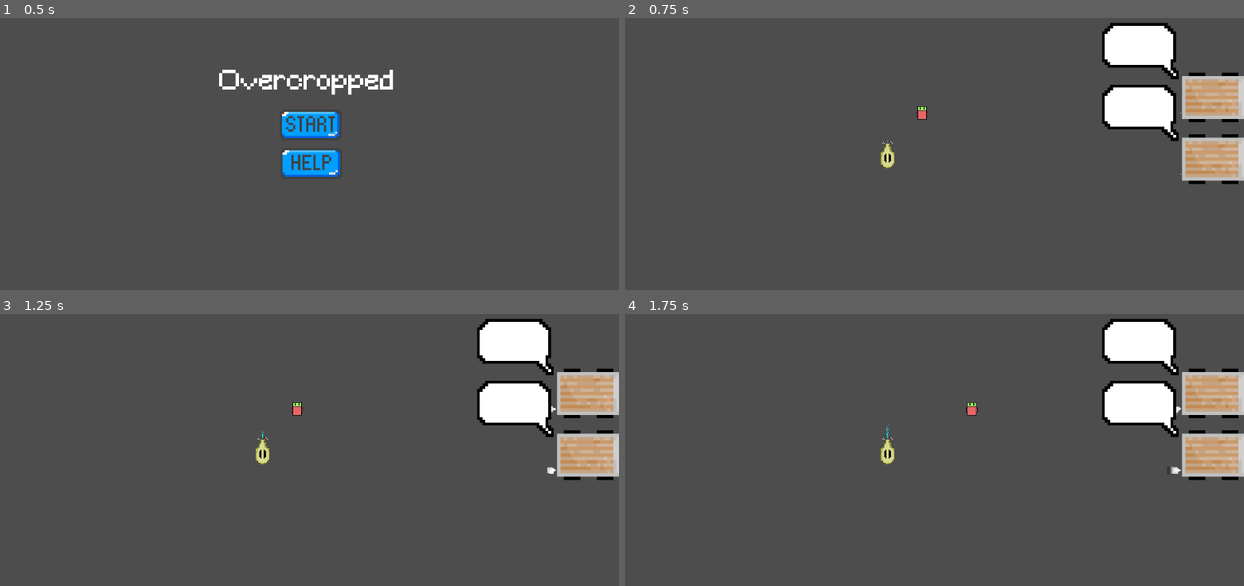
Above: before the commit, frames 1-4 (two rows, left to right).
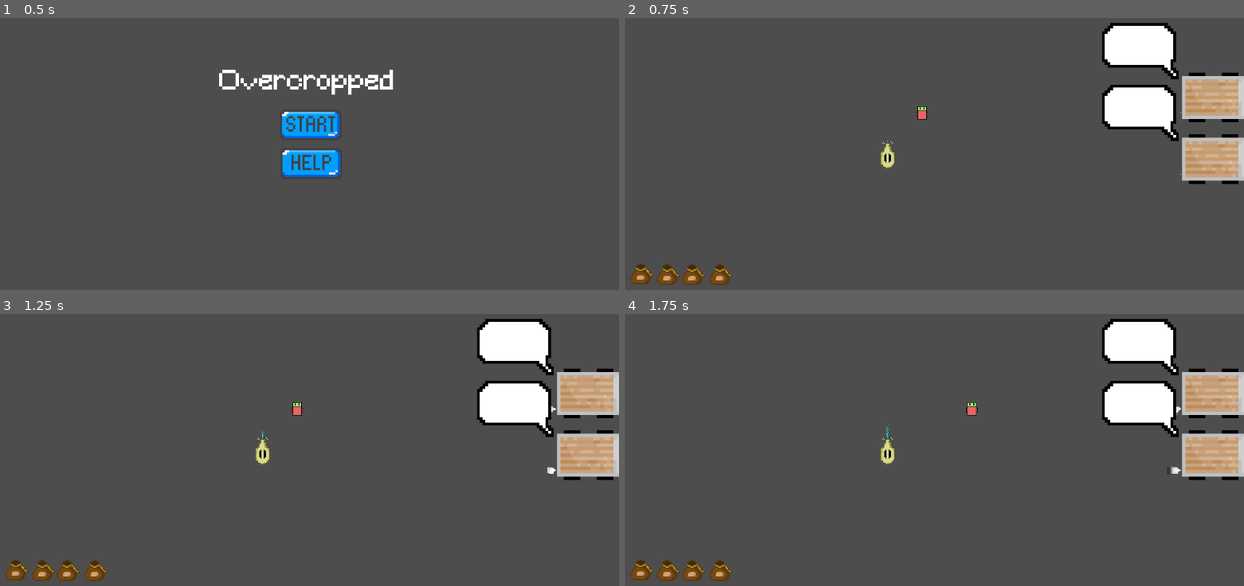
Above: after the commit, the same moments.

Repository: Bratah123/NewYearNewSkillsJam
Game: Godot game, scene res://game/main_menu.tscn
Same seed, same stepped clock (60 frames per second), same inputs: the game is played once before the commit and once after it.
Inputs (mouse positions are in pixels of both pictures, inside the frame that each line leads up to):
- Up to frame 1 (0.5 s): no input
- Up to frame 2 (0.75 s): click (934, 124) at 0.5 s
- Up to frame 3 (1.25 s): no input
- Up to frame 4 (1.75 s): tap Enter at 1.25 s; hold D (right) from 1.28 s (still down)

Frame 1 is identical in both runs. In frame 2, 0.8% of the frame differs, in the area x 0-18%, y 90-98%; in frame 3, 0.8%; in frame 4, 0.8%.

Commit message:
FEAT: Add carrot seed

Diff:
--- a/game/game.tscn
+++ b/game/game.tscn
@@ -1,13 +1,31 @@
-[gd_scene load_steps=4 format=3 uid="uid://mpibfbaekv2f"]
+[gd_scene load_steps=5 format=3 uid="uid://mpibfbaekv2f"]
 
 [ext_resource type="PackedScene" uid="uid://bonbjxcg5jnt1" path="res://game/truck.tscn" id="1_a5mrr"]
+[ext_resource type="PackedScene" uid="uid://c1xtp8yecmex5" path="res://game/grabbables/carrot_seed.tscn" id="2_4xu0l"]
 [ext_resource type="PackedScene" uid="uid://bmv15mn7wtyit" path="res://game/player.tscn" id="2_ra5ri"]
 [ext_resource type="PackedScene" uid="uid://bxkcjb36kf375" path="res://game/grabbables/watering_can.tscn" id="3_dhshf"]
 
 [node name="Game" type="Node2D"]
 
-[node name="Grabbable" parent="." instance=ExtResource("3_dhshf")]
+[node name="Watering Can" parent="." instance=ExtResource("3_dhshf")]
 position = Vector2(507, 396)
+freeze = false
+
+[node name="CarrotSeed" parent="." instance=ExtResource("2_4xu0l")]
+position = Vector2(61, 609)
+freeze = false
+
+[node name="CarrotSeed2" parent="." instance=ExtResource("2_4xu0l")]
+position = Vector2(109, 610)
+freeze = false
+
+[node name="CarrotSeed3" parent="." instance=ExtResource("2_4xu0l")]
+position = Vector2(154, 610)
+freeze = false
+
+[node name="CarrotSeed4" parent="." instance=ExtResource("2_4xu0l")]
+position = Vector2(204, 610)
+freeze = false
 
 [node name="Player" parent="." instance=ExtResource("2_ra5ri")]
 position = Vector2(570, 315)
--- /dev/null
+++ b/game/grabbables/carrot_seed.tscn
@@ -0,0 +1,10 @@
+[gd_scene load_steps=3 format=3 uid="uid://c1xtp8yecmex5"]
+
+[ext_resource type="PackedScene" uid="uid://choeyphmk4ggm" path="res://game/grabbables/grabbable.tscn" id="1_vxcfy"]
+[ext_resource type="Texture2D" uid="uid://bswamt4d5en7h" path="res://assets/seed_bag.png" id="2_c6kot"]
+
+[node name="Grabbable" instance=ExtResource("1_vxcfy")]
+
+[node name="Sprite2D" parent="CollisionShape2D" index="0"]
+position = Vector2(1, -0.5)
+texture = ExtResource("2_c6kot")
--- a/game/grabbables/grabbable.tscn
+++ b/game/grabbables/grabbable.tscn
@@ -5,11 +5,12 @@
 bounce = 1.0
 
 [sub_resource type="CircleShape2D" id="CircleShape2D_chwfx"]
-radius = 9.51315
+radius = 9.55249
 
 [node name="Grabbable" type="RigidBody2D"]
 physics_material_override = SubResource("PhysicsMaterial_0ftv0")
 gravity_scale = 0.0
+freeze = true
 
 [node name="CollisionShape2D" type="CollisionShape2D" parent="."]
 scale = Vector2(2, 2)
